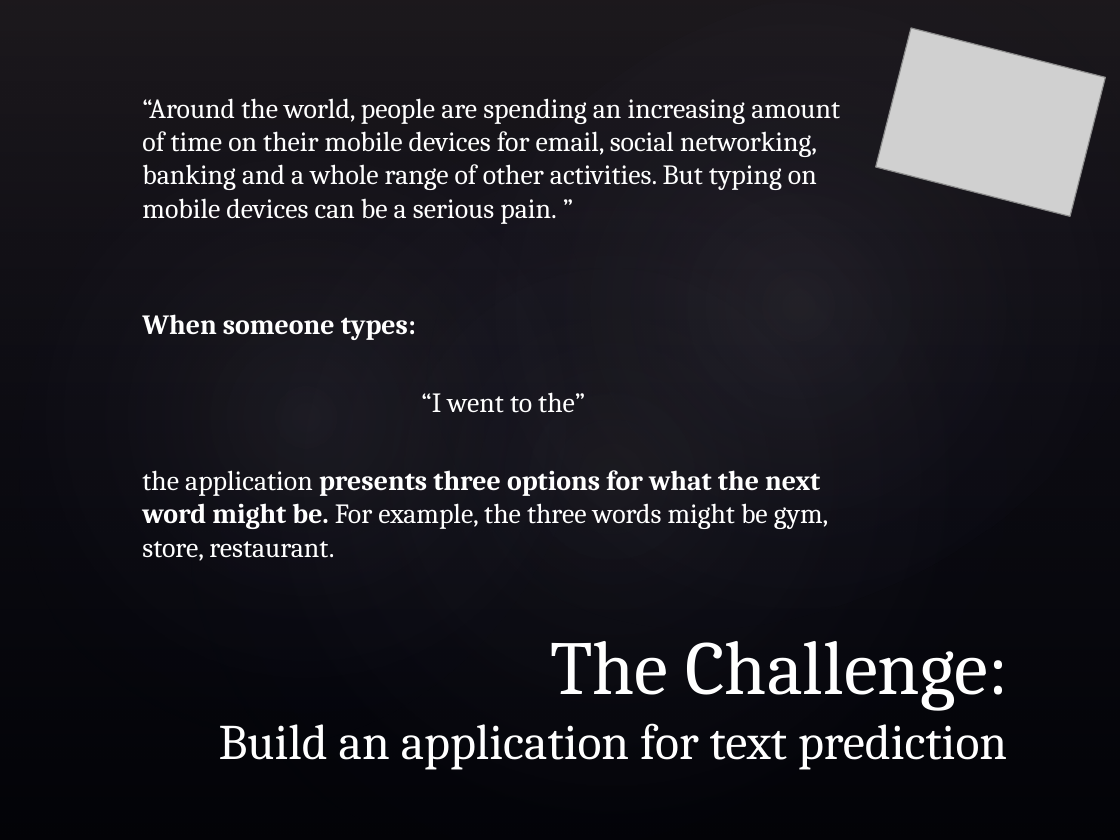
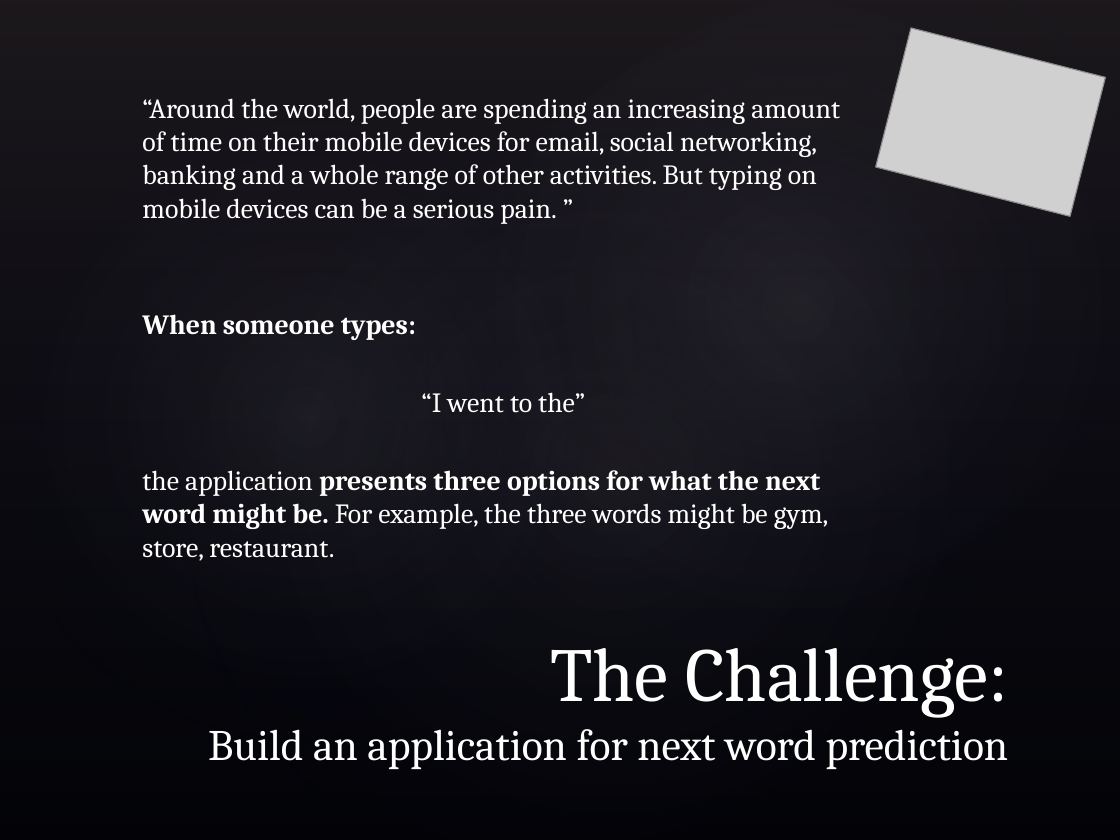
Before and after one commit to pparacch/CapstoneProjectDataScienceSpecialization, a slide deck: slide 3 of notes/lessonLearned.pptx. Drawn at 1120x840 pixels with LibreOffice and Linux fonts; fonts in the diff are those of the drawing; grey boxes stand for pictures; background and template pictures are left out. Boxes give left, top, right and bottom in pixels: in the first picture for what was removed or moved away, otherwise in the second. Text is boxed around its words. In the diff, an @@ line names an element or a change of style, - is before the commit and + after.

```diff
--- a/notes/lessonLearned.pptx
+++ b/notes/lessonLearned.pptx
@@ title at [208, 648, 1009, 769]: text changed; size 32 to 28 pt @@
-The Challenge:
-Build an application for text prediction
+The Challenge:
+Build an application for next word prediction
```
Also in this commit, not shown: 5 other slides changed, 4 slides added, 2 other files.
